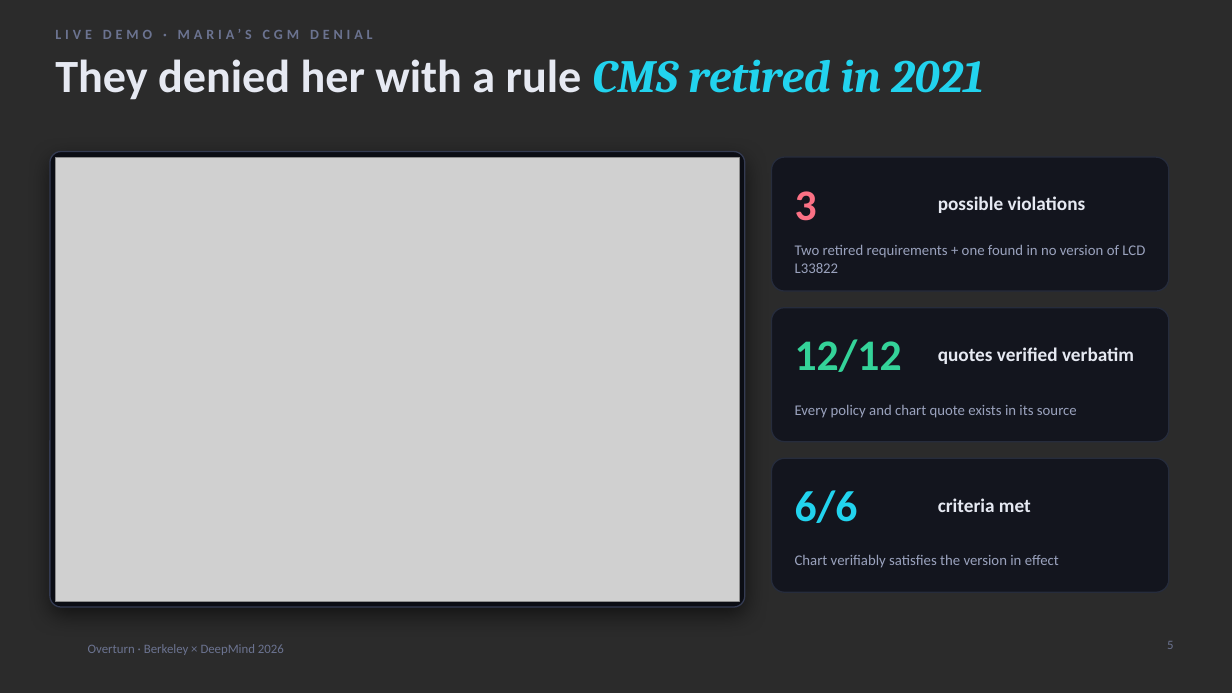
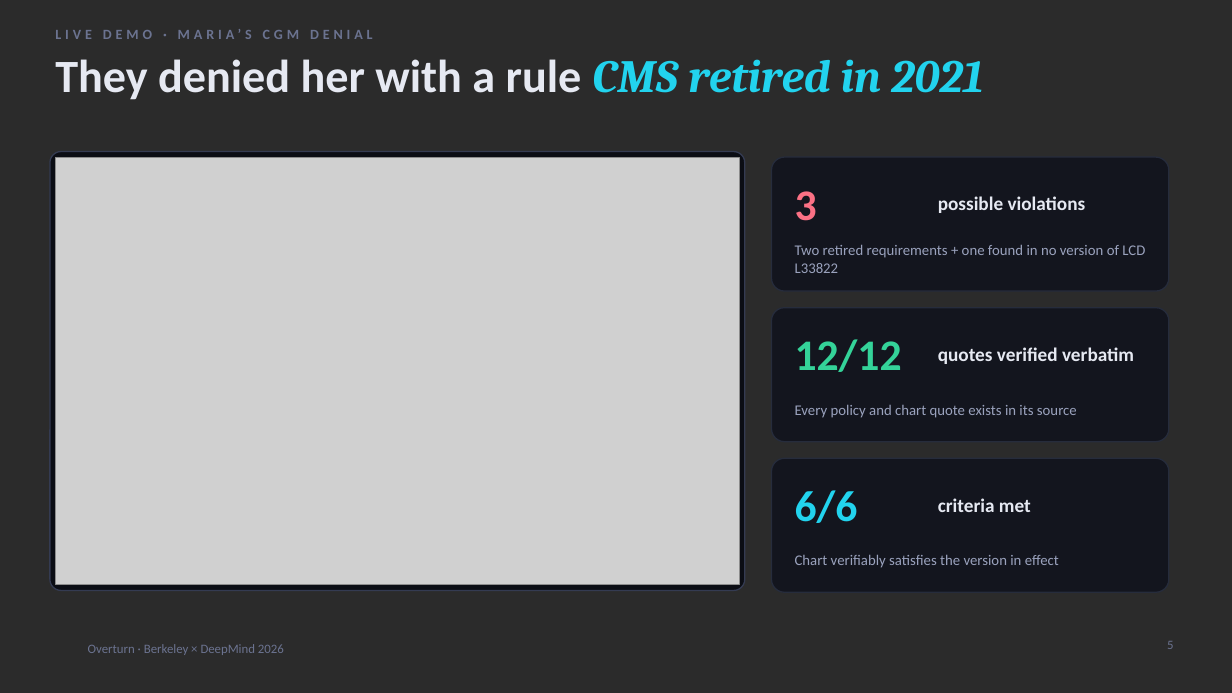
Before and after one commit to vnmoorthy/overturn, a slide deck: slide 5 of deck/Overturn-pitch-deck.pptx. Drawn at 1232x693 pixels with LibreOffice and Linux fonts; fonts in the diff are those of the drawing; grey boxes stand for pictures; background and template pictures are left out; a plain dark background stands for a picture behind light text. Boxes give left, top, right and bottom in pixels: in the first picture for what was removed or moved away, otherwise in the second. Text is boxed around its words. In the diff, an @@ line names an element or a change of style, - is before the commit and + after.

```diff
--- a/deck/Overturn-pitch-deck.pptx
+++ b/deck/Overturn-pitch-deck.pptx
@@ rounded rectangle resized from (x1=50, y1=152, x2=745, y2=607) to (x1=50, y1=152, x2=745, y2=591) @@
@@ rounded rectangle at (x1=50, y1=152, x2=745, y2=591): shadow off; proportions changed @@
@@ picture resized from (x1=55, y1=157, x2=739, y2=602) to (x1=55, y1=157, x2=739, y2=584) @@
```
Also in this commit, not shown: 20 other files.
